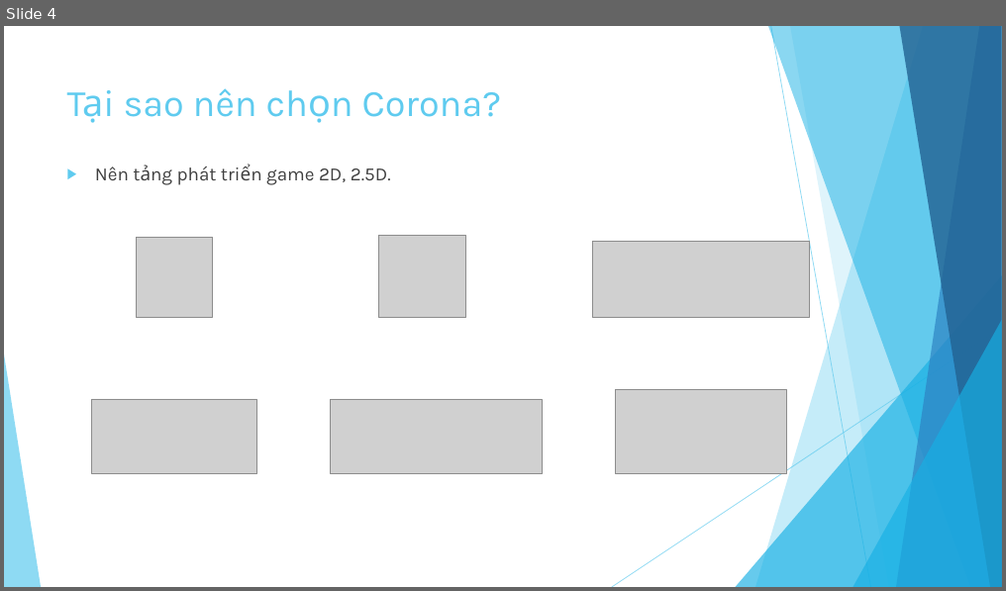
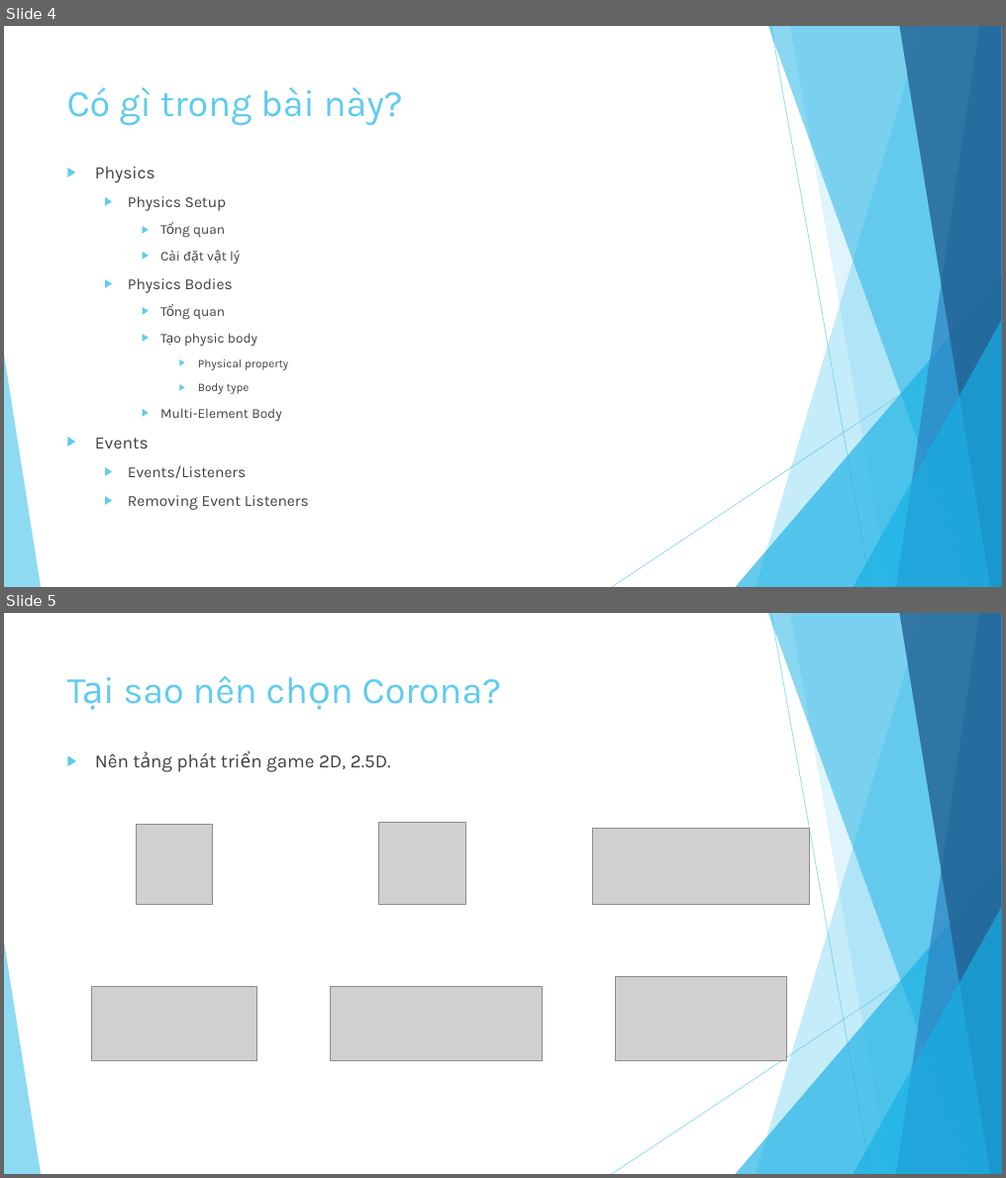
Before and after one commit to ndthanhdev/TDT-Spring-2017, a slide deck: Corona/Presentation1.pptx. Shown one above the other, each under a label of ours: slide 4 before the commit, slides 4 and 5 after it. The pictures are 1006x591 and 1006x1178 pixels, drawn with LibreOffice and Linux fonts; fonts in the diff are those of the drawing; grey boxes stand for pictures. Boxes give left, top, right and bottom in pixels: in the first picture for what was removed or moved away, otherwise in the second. Text is boxed around its words. In the diff, an @@ line names an element or a change of style, - is before the commit and + after.

```diff
--- a/Corona/Presentation1.pptx
+++ b/Corona/Presentation1.pptx
@@ slide 4 added at [4, 26, 1002, 587], background #FFFFFF; not listed: 10 template elements that a slide beside it also shows @@
@@ title added at [67, 87, 403, 126], 36 pt, text #5FCBEF @@
+Có gì trong bài này?
@@ text added at [95, 167, 309, 510], 12.9 pt, text #404040 @@
+▶ Physics
+  ▶ Physics Setup
+    ▶ Tổng quan
+    ▶ Cài đặt vật lý
+  ▶ Physics Bodies
+    ▶ Tổng quan
+    ▶ Tạo physic body
+      ▶ Physical property
+      ▶ Body type
+    ▶ Multi-Element Body
+▶ Events
+  ▶ Events/Listeners
+  ▶ Removing Event Listeners
@@ what was slide 4 is now slide 5 @@
```
Also in this commit, not shown: 1 slide changed, 3 other slides added.
